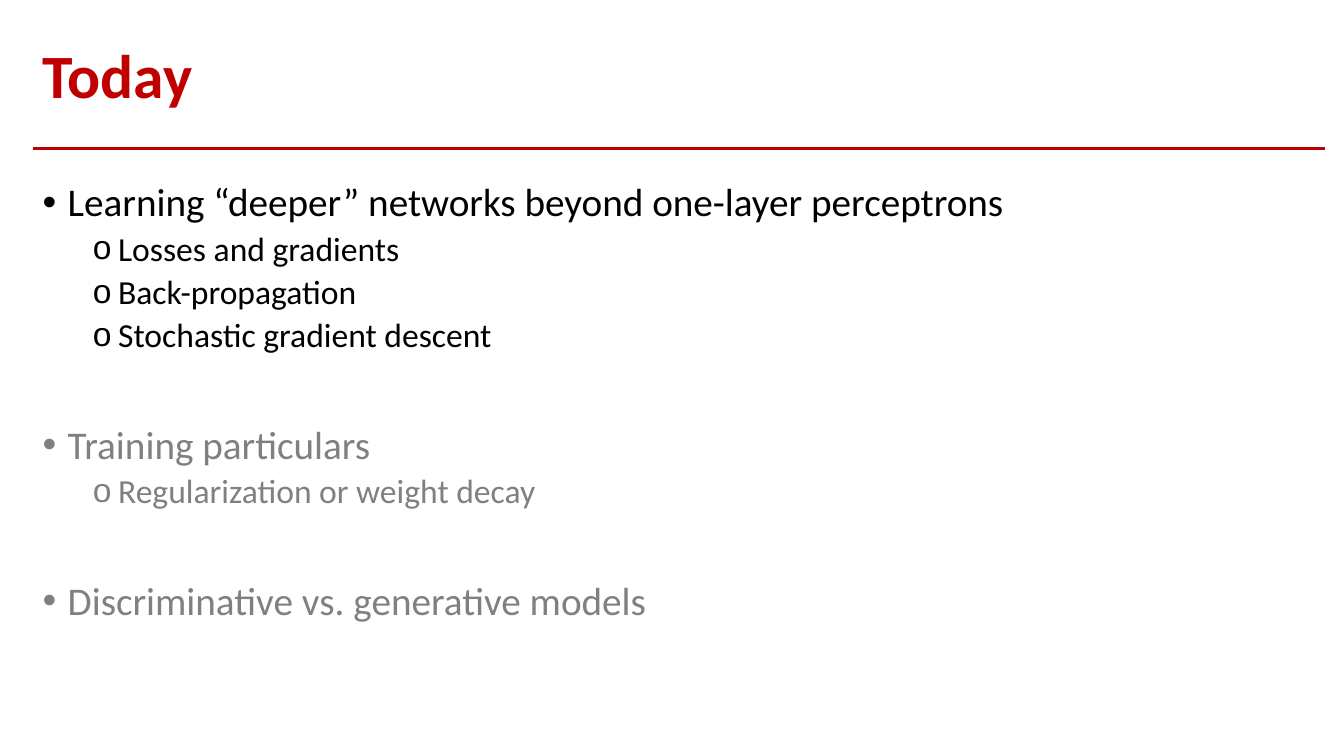
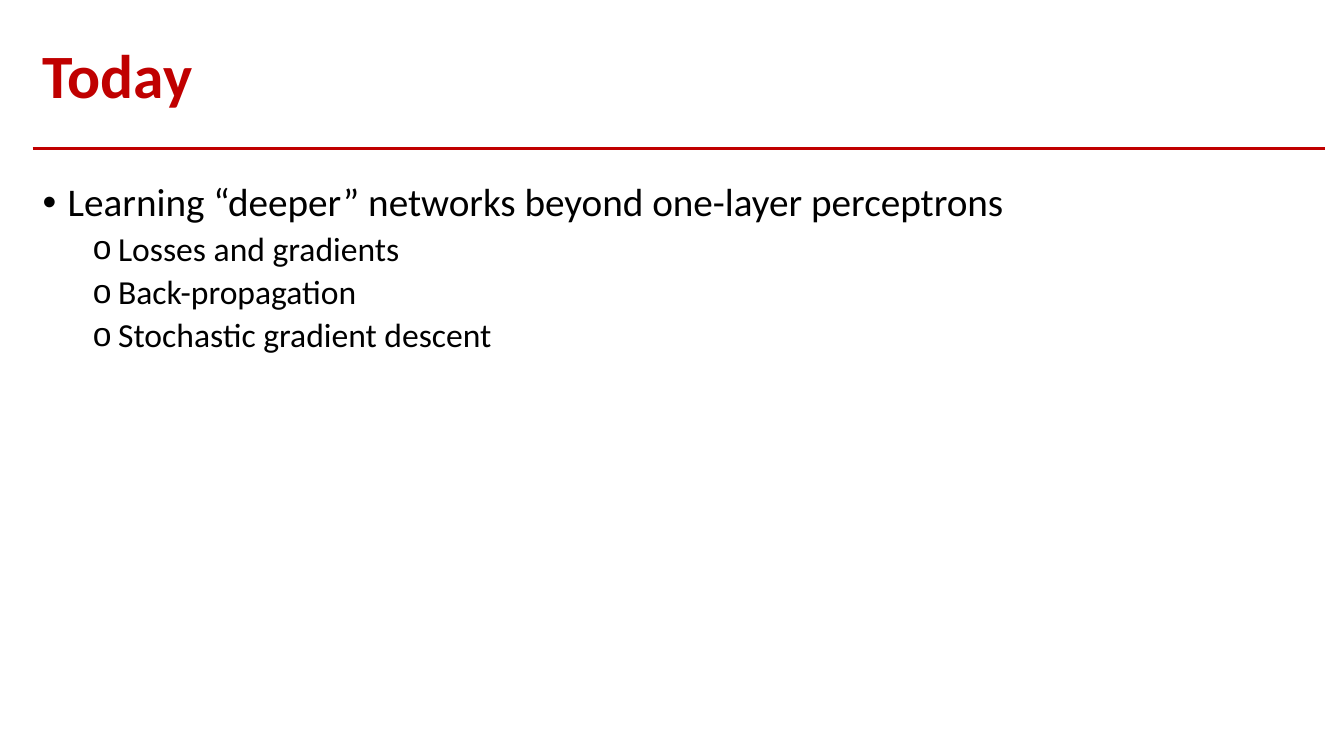
Before and after one commit to jeniyat/CSE-5521-SP21, a slide deck: slide 2 of Lectures/ppts/24. Neural Network.pptx. Drawn at 1344x756 pixels with LibreOffice and Linux fonts; fonts in the diff are those of the drawing. Boxes give left, top, right and bottom in pixels: in the first picture for what was removed or moved away, otherwise in the second. Text is boxed around its words. In the diff, an @@ line names an element or a change of style, - is before the commit and + after.

```diff
--- a/Lectures/ppts/24. Neural Network.pptx
+++ b/Lectures/ppts/24. Neural Network.pptx
@@ text at <box>68,432,646,622</box>: paragraphs removed @@
-• Training particulars
-  o Regularization or weight decay
-• Discriminative vs. generative models
```
Also in this commit, not shown: 1 slide removed, 1 other file.
